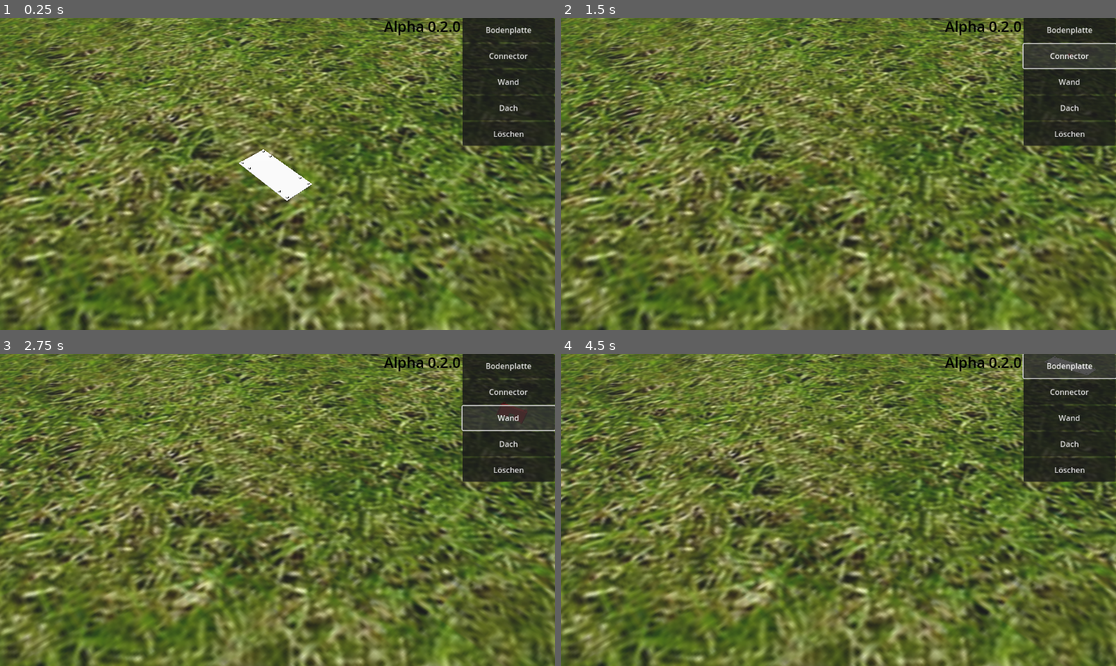
Above: before the commit, frames 1-4 (two rows, left to right).
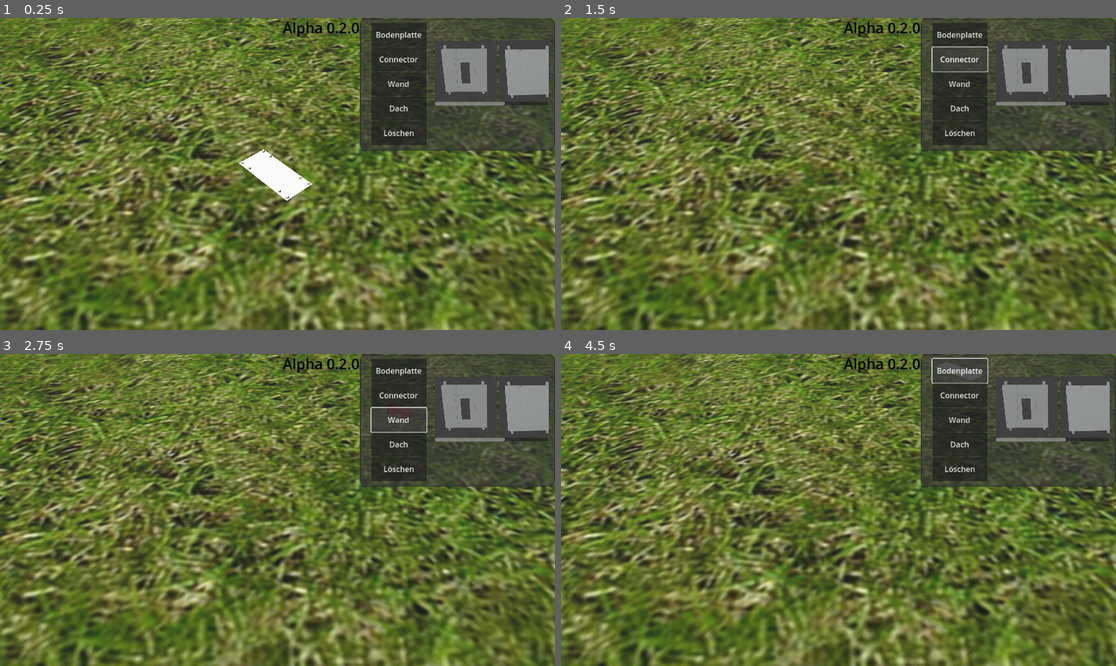
Above: after the commit, the same moments.

Repository: eduardoProggt/DKGBBMT
Game: Godot game, scene res://main_scene.tscn
Same seed, same stepped clock (60 frames per second), same inputs: the game is played once before the commit and once after it.
Inputs:
- Up to frame 1 (0.25 s): no input
- Up to frame 2 (1.5 s): click "Bodenplatte" at 0.5 s; click "Connector" at 1.25 s
- Up to frame 3 (2.75 s): click "Wand" at 2 s
- Up to frame 4 (4.5 s): click "Dach" at 2.75 s; click "Löschen" at 3.5 s; click "Bodenplatte" at 4.25 s

The runs differ from the first frame. In frame 1, 13% of the frame differs, in the area x 50-100%, y 0-43%; in frame 2, 13%; in frame 3, 13%; in frame 4, 13%.

Commit message:
Erster Wurf neues Menü

Diff:
--- a/camera_3d.gd
+++ b/camera_3d.gd
@@ -18,9 +18,9 @@
 			is_panning = event.pressed
 			last_mouse_pos = event.position
 
-		elif event.button_index == MOUSE_BUTTON_WHEEL_UP:
+		elif event.button_index == MOUSE_BUTTON_WHEEL_UP && !Manager.is_mouse_over_menu():
 			_zoom(zoom_speed)
-		elif event.button_index == MOUSE_BUTTON_WHEEL_DOWN:
+		elif event.button_index == MOUSE_BUTTON_WHEEL_DOWN && !Manager.is_mouse_over_menu():
 			_zoom(-zoom_speed)
 
 	elif event is InputEventMouseMotion and is_panning:
--- a/main_scene.tscn
+++ b/main_scene.tscn
@@ -6,6 +6,9 @@
 [ext_resource type="Script" path="res://ghost_preview.gd" id="2_jwfvs"]
 [ext_resource type="Script" path="res://control.gd" id="5_1eqg5"]
 [ext_resource type="Script" path="res://manager.gd" id="6_gel6t"]
+[ext_resource type="Texture2D" uid="uid://bul2rn4wk1kkt" path="res://textures/Balkontuer.png" id="7_bndut"]
+[ext_resource type="Texture2D" uid="uid://cs2iif735lqqi" path="res://textures/Wand.png" id="8_ch8yc"]
+[ext_resource type="Texture2D" uid="uid://brbac5narnppu" path="res://textures/Fenster.png" id="9_7eiom"]
 
 [sub_resource type="BoxShape3D" id="BoxShape3D_ft0it"]
 size = Vector3(200, 1, 200)
@@ -21,6 +24,18 @@
 
 [sub_resource type="BoxShape3D" id="BoxShape3D_fpq7b"]
 size = Vector3(200, 1, 200)
+
+[sub_resource type="StyleBoxFlat" id="StyleBoxFlat_hs6gw"]
+bg_color = Color(0.219501, 0.219501, 0.219501, 0.658824)
+border_width_left = 2
+border_width_top = 2
+border_width_right = 2
+border_width_bottom = 2
+border_color = Color(0.205118, 0.205117, 0.205117, 1)
+corner_radius_top_left = 12
+corner_radius_top_right = 12
+corner_radius_bottom_right = 12
+corner_radius_bottom_left = 12
 
 [sub_resource type="LabelSettings" id="LabelSettings_owe14"]
 font_size = 30
@@ -69,57 +84,105 @@
 anchors_preset = 1
 anchor_left = 1.0
 anchor_right = 1.0
-offset_left = -192.0
+offset_left = -460.0
 offset_bottom = 266.0
 grow_horizontal = 0
 script = ExtResource("5_1eqg5")
 
-[node name="Label" type="Label" parent="Control"]
-layout_mode = 2
-offset_left = -163.0
-offset_top = -4.0
-offset_right = 70.0
-offset_bottom = 55.0
-text = "Alpha 0.2.0"
-label_settings = SubResource("LabelSettings_owe14")
+[node name="BackgroundPanel" type="Panel" parent="Control"]
+layout_mode = 0
+offset_left = 55.0
+offset_top = 1.0
+offset_right = 460.0
+offset_bottom = 275.0
+theme_override_styles/panel = SubResource("StyleBoxFlat_hs6gw")
 
-[node name="MarginContainer" type="MarginContainer" parent="Control"]
+[node name="VBoxContainer" type="VBoxContainer" parent="Control/BackgroundPanel"]
 layout_mode = 0
-offset_right = 190.0
+offset_left = 24.0
+offset_top = 9.0
+offset_right = 138.0
 offset_bottom = 264.0
+theme_override_constants/separation = 1
 
-[node name="Panel" type="Panel" parent="Control/MarginContainer"]
-layout_mode = 2
-
-[node name="VBoxContainer" type="VBoxContainer" parent="Control/MarginContainer/Panel"]
-layout_mode = 0
-offset_right = 192.0
-offset_bottom = 162.0
-
-[node name="Button1" type="Button" parent="Control/MarginContainer/Panel/VBoxContainer"]
+[node name="Button1" type="Button" parent="Control/BackgroundPanel/VBoxContainer"]
 custom_minimum_size = Vector2(0.07, 50)
 layout_mode = 2
 text = "Bodenplatte
 "
 
-[node name="Button2" type="Button" parent="Control/MarginContainer/Panel/VBoxContainer"]
+[node name="Button2" type="Button" parent="Control/BackgroundPanel/VBoxContainer"]
 custom_minimum_size = Vector2(0, 50)
 layout_mode = 2
 text = "Connector
 "
 
-[node name="Button3" type="Button" parent="Control/MarginContainer/Panel/VBoxContainer"]
+[node name="Button3" type="Button" parent="Control/BackgroundPanel/VBoxContainer"]
 custom_minimum_size = Vector2(0, 50)
 layout_mode = 2
 text = "Wand"
 
-[node name="Button4" type="Button" parent="Control/MarginContainer/Panel/VBoxContainer"]
+[node name="Button4" type="Button" parent="Control/BackgroundPanel/VBoxContainer"]
 custom_minimum_size = Vector2(0, 50)
 layout_mode = 2
 text = "Dach"
 
-[node name="Button5" type="Button" parent="Control/MarginContainer/Panel/VBoxContainer"]
+[node name="Button5" type="Button" parent="Control/BackgroundPanel/VBoxContainer"]
 custom_minimum_size = Vector2(0, 50)
 layout_mode = 2
 text = "Löschen
 "
+
+[node name="ScrollContainer" type="ScrollContainer" parent="Control"]
+custom_minimum_size = Vector2(128, 128)
+layout_mode = 2
+offset_left = 211.0
+offset_top = 46.0
+offset_right = 447.0
+offset_bottom = 174.0
+vertical_scroll_mode = 0
+
+[node name="HBoxWandplatten" type="HBoxContainer" parent="Control/ScrollContainer"]
+custom_minimum_size = Vector2(128, 128)
+layout_mode = 2
+
+[node name="TextureTuer" type="TextureRect" parent="Control/ScrollContainer/HBoxWandplatten"]
+custom_minimum_size = Vector2(128, 128)
+layout_mode = 2
+texture = ExtResource("7_bndut")
+expand_mode = 4
+stretch_mode = 5
+
+[node name="TextureWand" type="TextureRect" parent="Control/ScrollContainer/HBoxWandplatten"]
+custom_minimum_size = Vector2(128, 128)
+layout_mode = 2
+texture = ExtResource("8_ch8yc")
+expand_mode = 4
+stretch_mode = 5
+
+[node name="TextureFenster" type="TextureRect" parent="Control/ScrollContainer/HBoxWandplatten"]
+custom_minimum_size = Vector2(128, 128)
+layout_mode = 2
+texture = ExtResource("9_7eiom")
+expand_mode = 4
+stretch_mode = 5
+
+[node name="Label" type="Label" parent="Control"]
+layout_mode = 2
+offset_left = -105.0
+offset_top = -1.0
+offset_right = 57.0
+offset_bottom = 58.0
+text = "Alpha 0.2.0"
+label_settings = SubResource("LabelSettings_owe14")
+
+[node name="MarginContainer" type="MarginContainer" parent="Control"]
+visible = false
+layout_mode = 0
+offset_left = 76.0
+offset_top = -1.0
+offset_right = 200.0
+offset_bottom = 269.0
+
+[node name="Panel" type="Panel" parent="Control/MarginContainer"]
+layout_mode = 2
Not shown: 1 places in main_scene.tscn that only renumber resources
Binary file added: objects/Balkontuer.png
Not shown, added: objects/Balkontuer.png.import
Binary file added: textures/Balkontuer.png
Not shown, added: textures/Balkontuer.png.import
Binary file added: textures/Fenster.png
Not shown, added: textures/Fenster.png.import
Binary file added: textures/Wand.png
Not shown, added: textures/Wand.png.import
